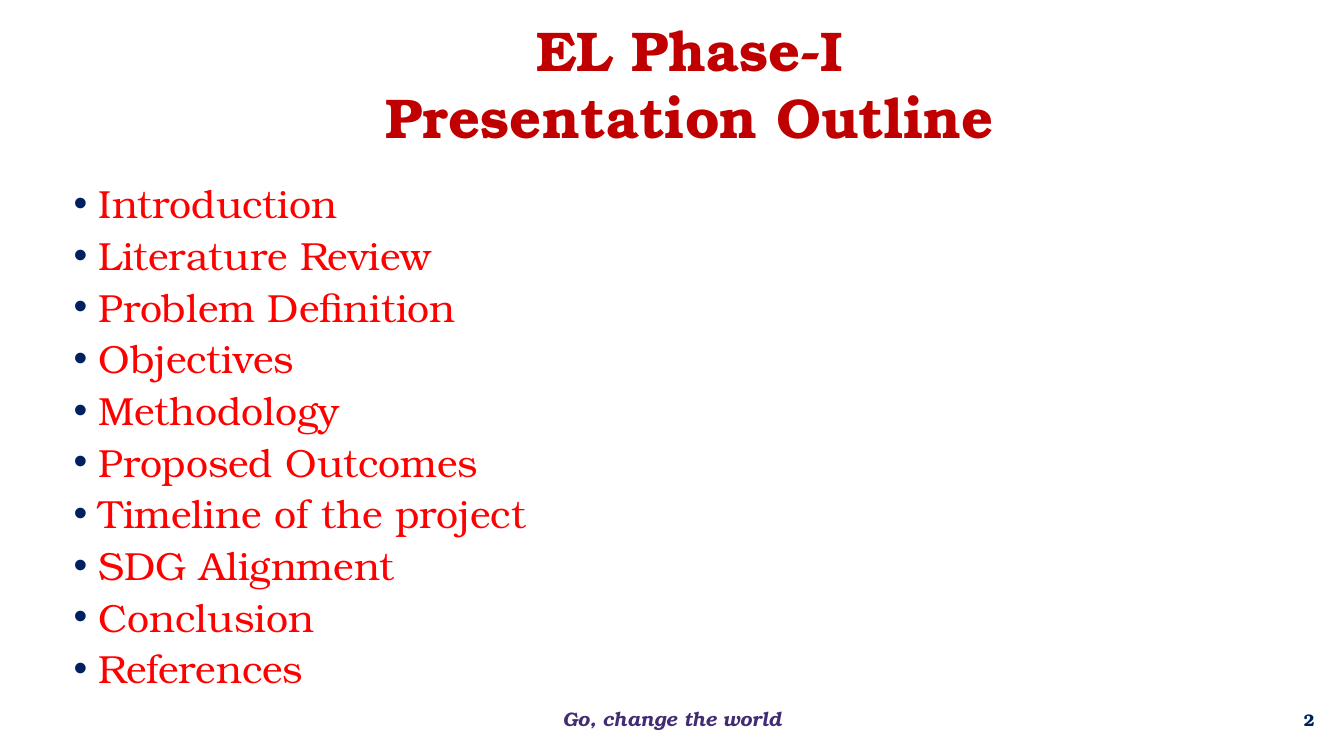
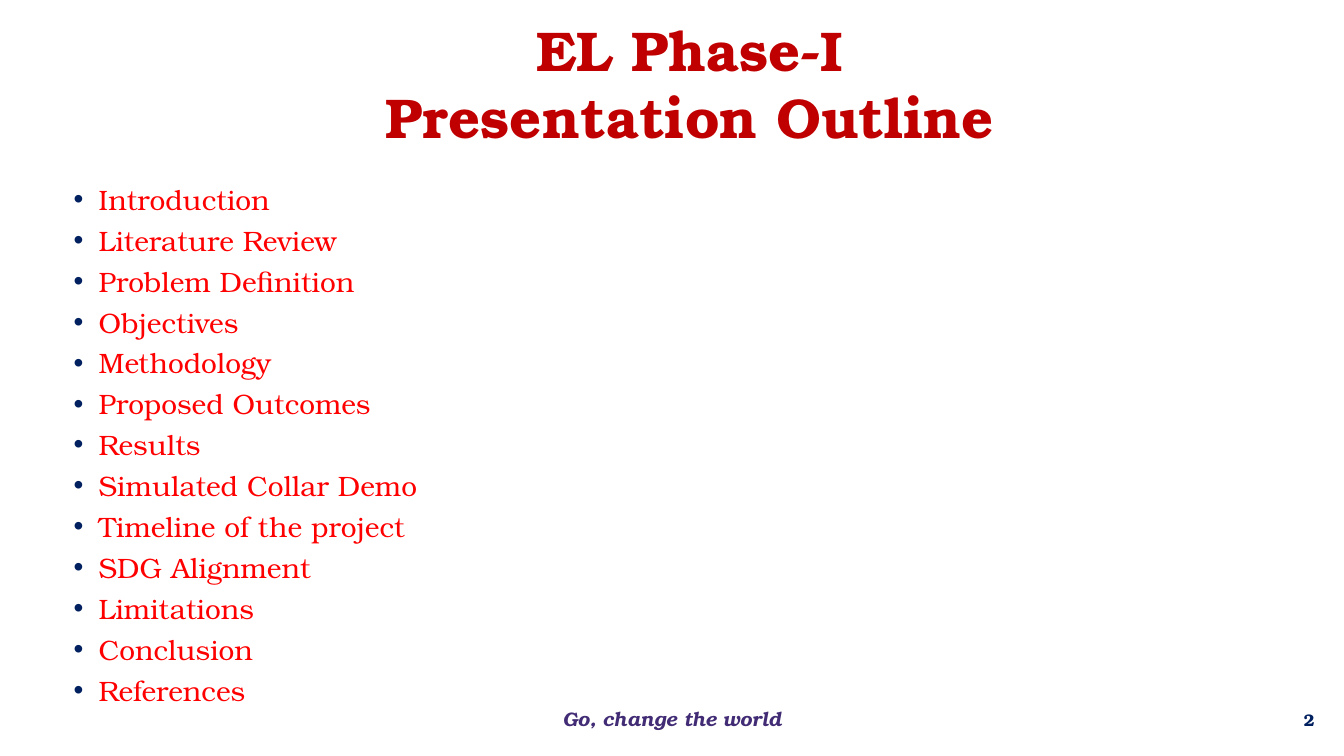
Before and after one commit to bnsama29-cloud/wildfire-estimation-evs, a slide deck: slide 2 of docs/EL_Phase1_Wildfire.pptx. Drawn at 1344x756 pixels with LibreOffice and Linux fonts; fonts in the diff are those of the drawing; background and template pictures are left out. Boxes give left, top, right and bottom in pixels: in the first picture for what was removed or moved away, otherwise in the second. Text is boxed around its words. In the diff, an @@ line names an element or a change of style, - is before the commit and + after.

```diff
--- a/docs/EL_Phase1_Wildfire.pptx
+++ b/docs/EL_Phase1_Wildfire.pptx
@@ text at (x1=99, y1=190, x2=404, y2=661): size 28 to 20 pt in "Introduction", "Literature Review", "Problem Definition", "Objectives" and 6 more places @@
@@ text at (x1=99, y1=435, x2=417, y2=497): paragraphs added @@
+• Results
+• Simulated Collar Demo
@@ text at (x1=99, y1=599, x2=254, y2=620): paragraph added @@
+• Limitations
```
Also in this commit, not shown: 6 other slides changed, 3 slides added, 13 other files.
